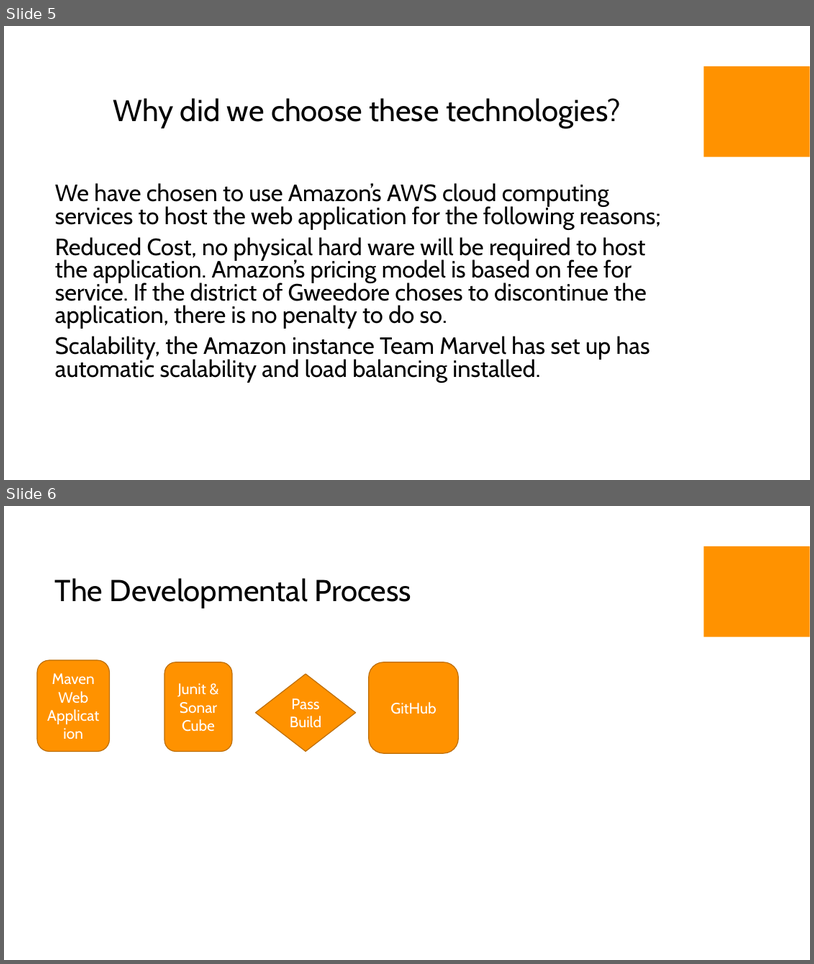
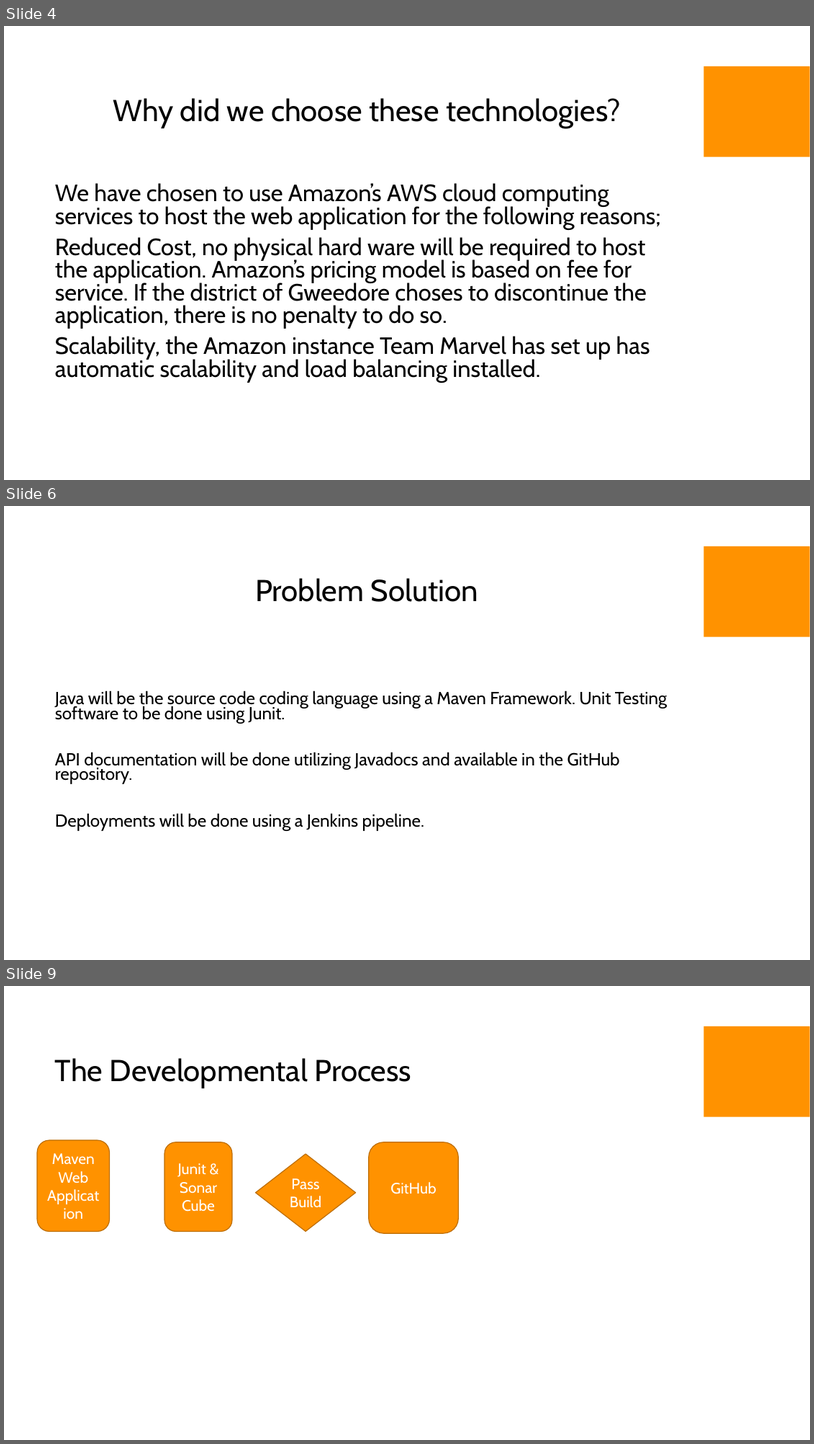
Before and after one commit to rlennon/GweedoreDP, a slide deck: docs/LYIT Shark Tank.pptx. Shown one above the other, each under a label of ours: slides 5 and 6 before the commit, slides 4, 6 and 9 after it; the slides between them are not shown. The pictures are 814x964 and 814x1444 pixels, drawn with LibreOffice and Linux fonts; fonts in the diff are those of the drawing; background and template pictures are left out. Boxes give left, top, right and bottom in pixels: in the first picture for what was removed or moved away, otherwise in the second. Text is boxed around its words. In the diff, an @@ line names an element or a change of style, - is before the commit and + after.

```diff
--- a/docs/LYIT Shark Tank.pptx
+++ b/docs/LYIT Shark Tank.pptx
@@ slide 6 added at box(4, 506, 810, 960), background picture (left out); not listed: 1 template element that a slide beside it also shows @@
@@ title added at box(255, 578, 478, 602), 36 pt, text #000000 @@
+Problem Solution
@@ text added at box(55, 690, 667, 831), 20.8 pt, text #000000 @@
+Java will be the source code coding language using a Maven Framework. Unit Testing software to be done using Junit.
+API documentation will be done utilizing Javadocs and available in the GitHub repository.
+Deployments will be done using a Jenkins pipeline.
@@ what was slide 5 is now slide 4 @@
@@ what was slide 6 is now slide 9 @@
```
Also in this commit, not shown: 3 slides changed, 2 other slides added, 12 other files.
